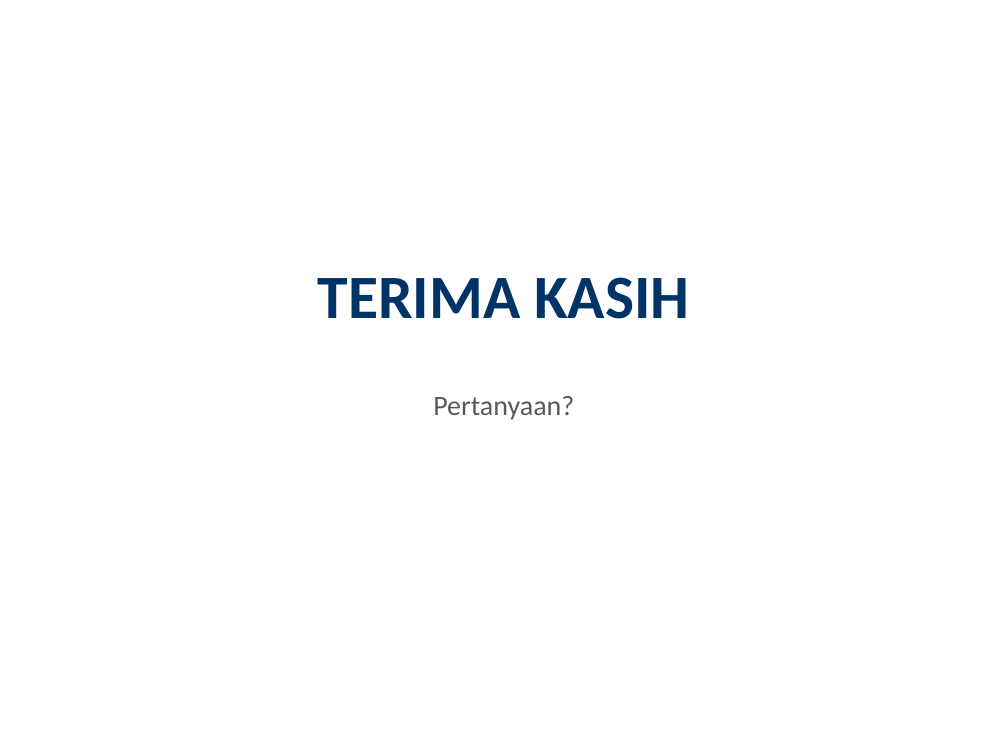
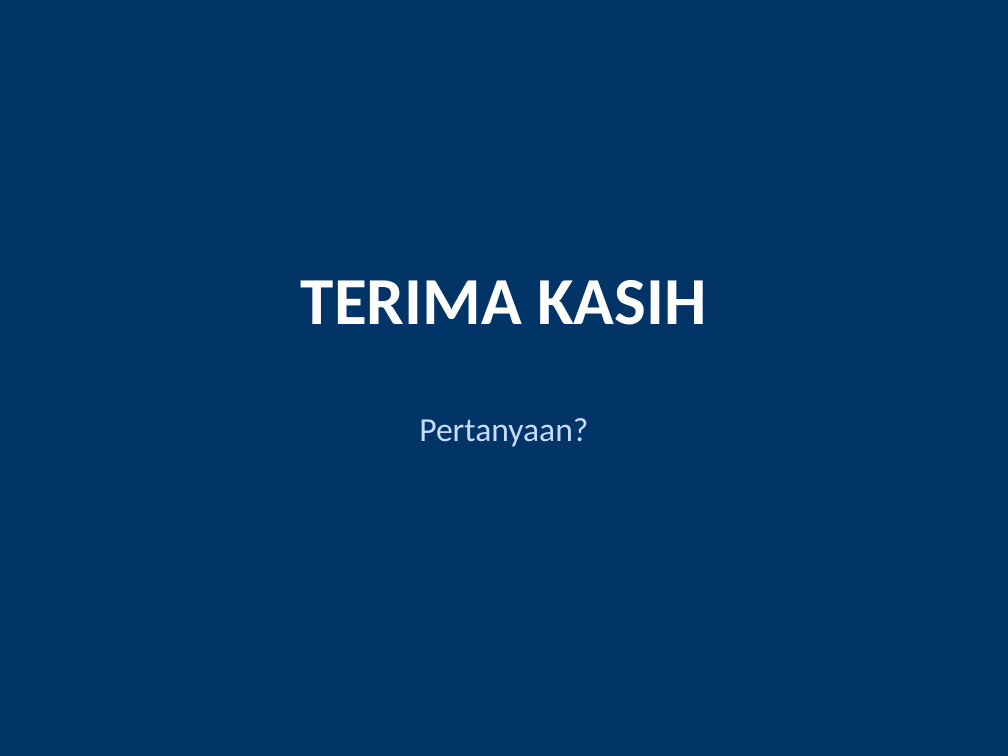
Before and after one commit to thereaintnocheaphappiness-cmyk/buat-tugas, a slide deck: slide 18 of PPT_Overview_Pabrik_Gula_IMPROVED.pptx (slide 17 before the commit). Drawn at 1008x756 pixels with LibreOffice and Linux fonts; fonts in the diff are those of the drawing. Boxes give left, top, right and bottom in pixels: in the first picture for what was removed or moved away, otherwise in the second. Text is boxed around its words. In the diff, an @@ line names an element or a change of style, - is before the commit and + after.

Commit message:
Improve PPT with visual enhancements: color-coded boxes, flow diagrams, KPI cards, two-column layouts, emoji icons, and professional design

```diff
--- a/PPT_Overview_Pabrik_Gula_IMPROVED.pptx
+++ b/PPT_Overview_Pabrik_Gula_IMPROVED.pptx
@@ rectangle added at box(0, 0, 1008, 756), fill #003366, outline #003366 0.75 pt @@
@@ text "TERIMA KASIH" at box(301, 280, 706, 325): size 44 to 48 pt, text colour #003366 to #FFFFFF @@
@@ text "Pertanyaan?": place and size @@
-text "Pertanyaan?" at box(433, 396, 574, 420)
+text "Pertanyaan?" at box(419, 418, 588, 447)
@@ text "Pertanyaan?" at box(419, 418, 588, 447): size 20 to 24 pt, text colour #595959 to #C8DCFF @@
```
Also in this commit, not shown: 15 other slides changed, 2 slides added, 1 slide removed.
